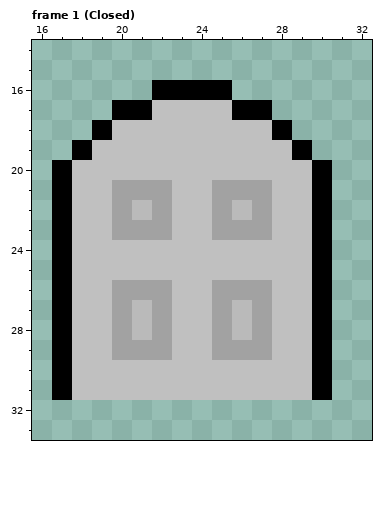
A pixel-art file gets an edit: Assets/Door.aseprite. The first picture shows the starting point.
48x48 pixels, 2 frames. Shown: frame 1 (Closed): x 16..32, y 14..33. The commit also changed other frames, which this record leaves out.
New version:
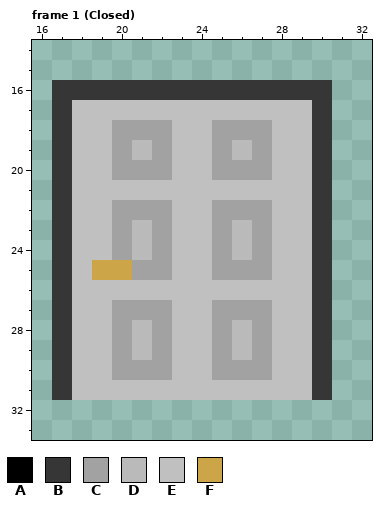
Palette (. is transparent): A #000000  B #363636  C #a2a2a2  D #bababa  E #c0c0c0  F #cba547
Changes in this commit:
Frame 1 (Closed):
y 16: x 17..30 .....AAAA..... -> BBBBBBBBBBBBBB
y 17: x 17..21 ...AA -> BEEEE; x 26..30 AA... -> EEEEB
y 18: x 17..22 ..AEEE -> BEECCC; x 25..30 EEEA.. -> CCCEEB
y 19: x 17..18 .A -> BE; x 20..22 EEE -> CDC; x 25..27 EEE -> CDC; x 29..30 A. -> EB
y 20: x 17 A -> B; x 20..22 EEE -> CCC; x 25..27 EEE -> CCC; x 30 A -> B
y 21: x 17 A -> B; x 20..22 CCC -> EEE; x 25..27 CCC -> EEE; x 30 A -> B
y 22: x 17 A -> B; x 21 D -> C; x 26 D -> C; x 30 A -> B
y 23: x 17 A -> B; x 21 C -> D; x 26 C -> D; x 30 A -> B
y 24: x 17 A -> B; x 20..22 EEE -> CDC; x 25..27 EEE -> CDC; x 30 A -> B
y 25: x 17 A -> B; x 19..22 EEEE -> FFCC; x 25..27 EEE -> CCC; x 30 A -> B
y 26: x 17 A -> B; x 20..22 CCC -> EEE; x 25..27 CCC -> EEE; x 30 A -> B
y 27: x 17 A -> B; x 21 D -> C; x 26 D -> C; x 30 A -> B
y 28: x 17 A -> B; x 30 A -> B
y 29: x 17 A -> B; x 21 C -> D; x 26 C -> D; x 30 A -> B
y 30: x 17 A -> B; x 20..22 EEE -> CCC; x 25..27 EEE -> CCC; x 30 A -> B
y 31: x 17 A -> B; x 30 A -> B
